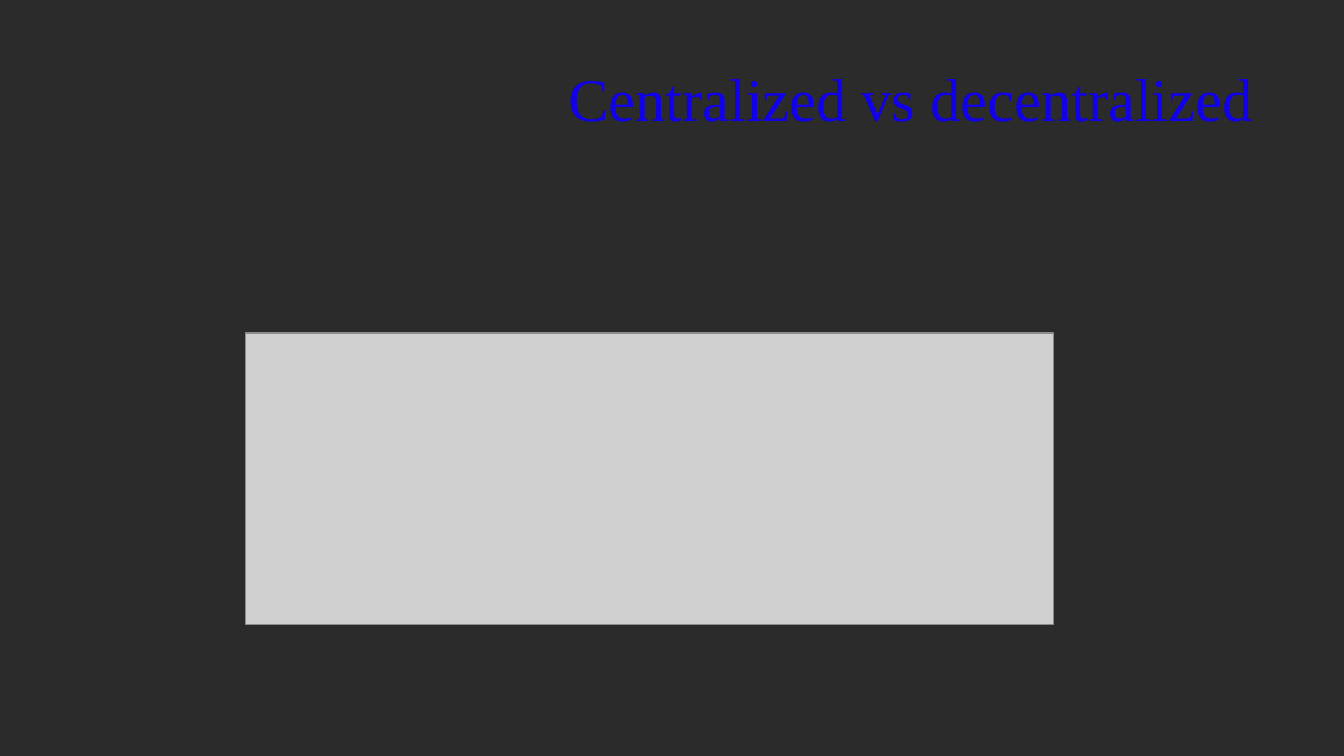
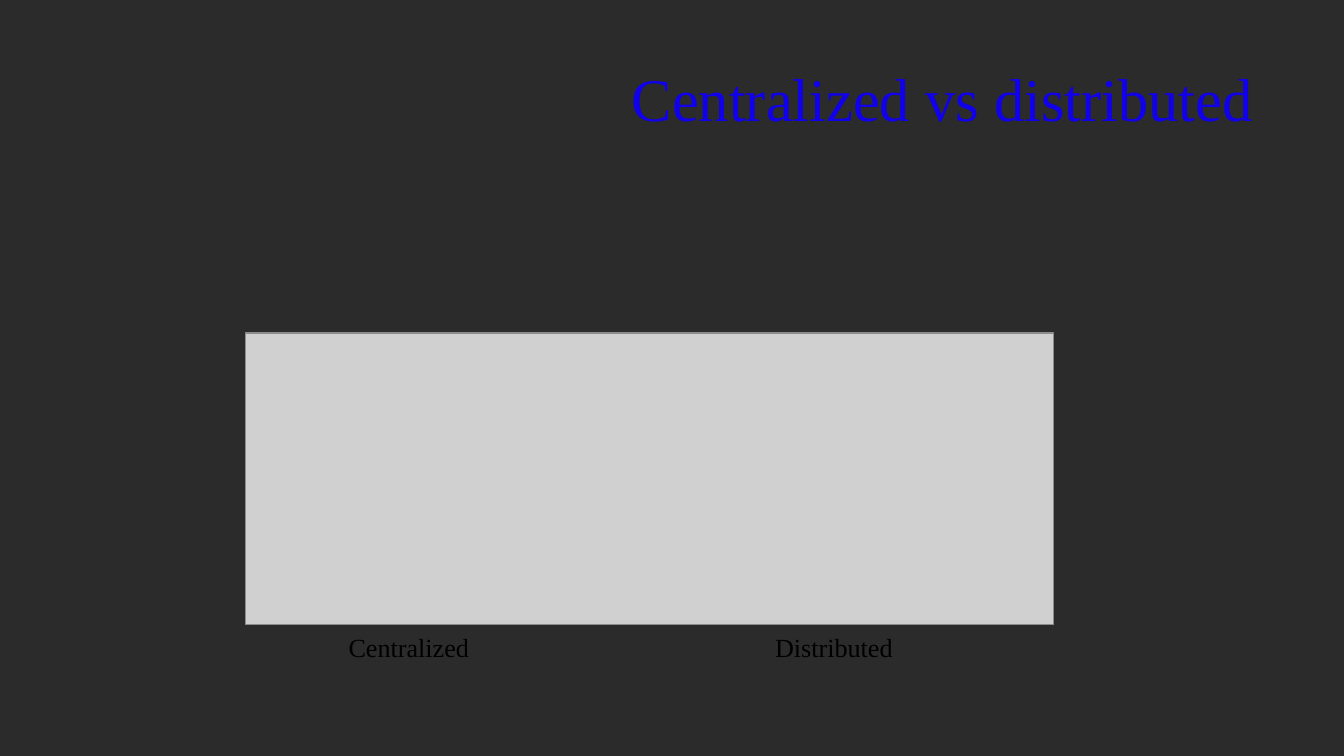
Before and after one commit to FIVIL/KtuPresentation, a slide deck: slide 7 of Blockchain 101.pptx. Drawn at 1344x756 pixels with LibreOffice and Linux fonts; fonts in the diff are those of the drawing; grey boxes stand for pictures; background and template pictures are left out; a plain dark background stands for a picture behind light text. Boxes give left, top, right and bottom in pixels: in the first picture for what was removed or moved away, otherwise in the second. Text is boxed around its words. In the diff, an @@ line names an element or a change of style, - is before the commit and + after.

```diff
--- a/Blockchain 101.pptx
+++ b/Blockchain 101.pptx
@@ title at (x1=632, y1=79, x2=1252, y2=122): text changed @@
-Centralized vs decentralized
+Centralized vs distributed
@@ text added at (x1=349, y1=639, x2=469, y2=657), 14 pt, text #000000 @@
+Centralized
@@ text added at (x1=775, y1=639, x2=893, y2=657), 14 pt, text #000000 @@
+Distributed
```
Also in this commit, not shown: 1 other slide changed, 1 slide added.
